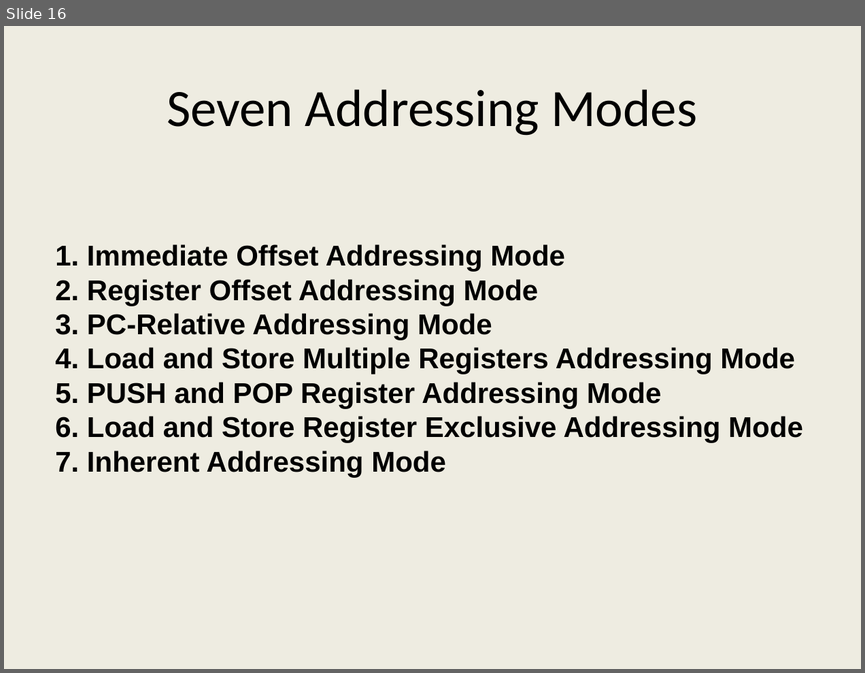
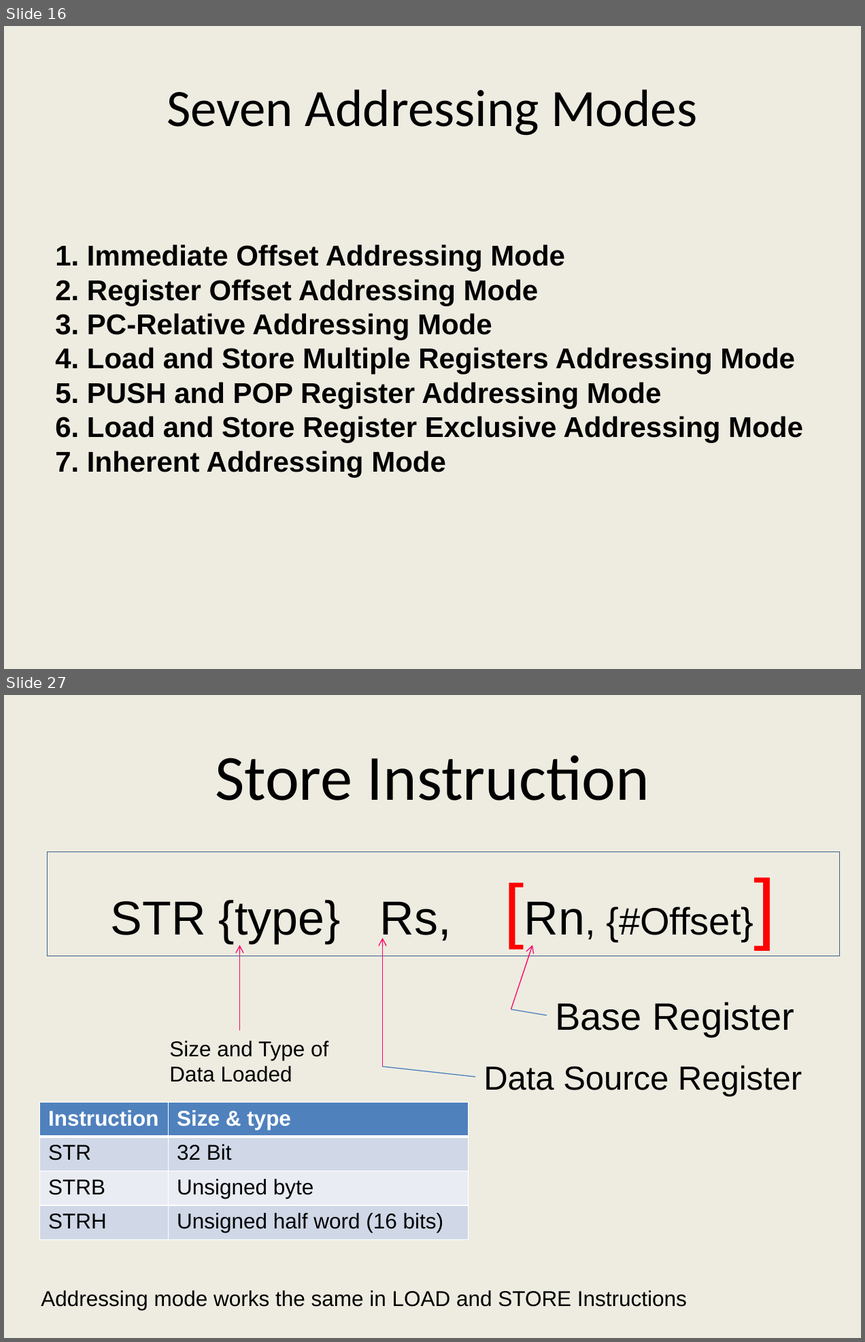
Before and after one commit to girishsukukumar/ARM-Architecture, a slide deck: Module-5.pptx. Shown one above the other, each under a label of ours: slide 16 before the commit, slides 16 and 27 after it; the slides between them are not shown. The pictures are 865x673 and 865x1342 pixels, drawn with LibreOffice and Linux fonts; fonts in the diff are those of the drawing. Boxes give left, top, right and bottom in pixels: in the first picture for what was removed or moved away, otherwise in the second. Text is boxed around its words. In the diff, an @@ line names an element or a change of style, - is before the commit and + after.

```diff
--- a/Module-5.pptx
+++ b/Module-5.pptx
@@ slide 27 added at [4,695,861,1338], background #EEECE1 @@
@@ title added at [215,755,649,800], 54 pt, text #000000 @@
+Store Instruction
@@ rectangle added at [47,852,839,955], outline #3A5F8C 0.75 pt, 40 pt, text #000000 @@
+STR {type} Rs, [Rn, {#Offset}]
@@ arrow added from (383, 1066) to (383, 938), #FF0066 0.75 pt @@
@@ arrow added from (239, 1031) to (239, 945), #FF0066 0.75 pt @@
@@ arrow added from (511, 1009) to (532, 945), #FF0066 0.75 pt @@
@@ line added from (511, 1009) to (547, 1015), #4B7EBC 0.75 pt @@
@@ text added at [555,1002,793,1037], 32 pt, text #000000 @@
+Base Register
@@ text added at [169,1040,328,1082], 18 pt, text #000000 @@
+Size and Type of
+Data Loaded
@@ line added from (383, 1066) to (475, 1076), #4B7EBC 0.75 pt @@
@@ text added at [483,1065,802,1096], 28 pt, text #000000 @@
+Data Source Register
@@ table added at [40,1102,468,1239], 4 rows, 2 columns @@
+Instruction | Size & type
+STR | 32 Bit
+STRB | Unsigned byte
+STRH | Unsigned half word (16 bits)
@@ text added at [41,1290,687,1310], 18 pt, text #000000 @@
+Addressing mode works the same in LOAD and STORE Instructions
```
Also in this commit, not shown: 6 slides changed, 23 other slides added, 1 slide removed.
